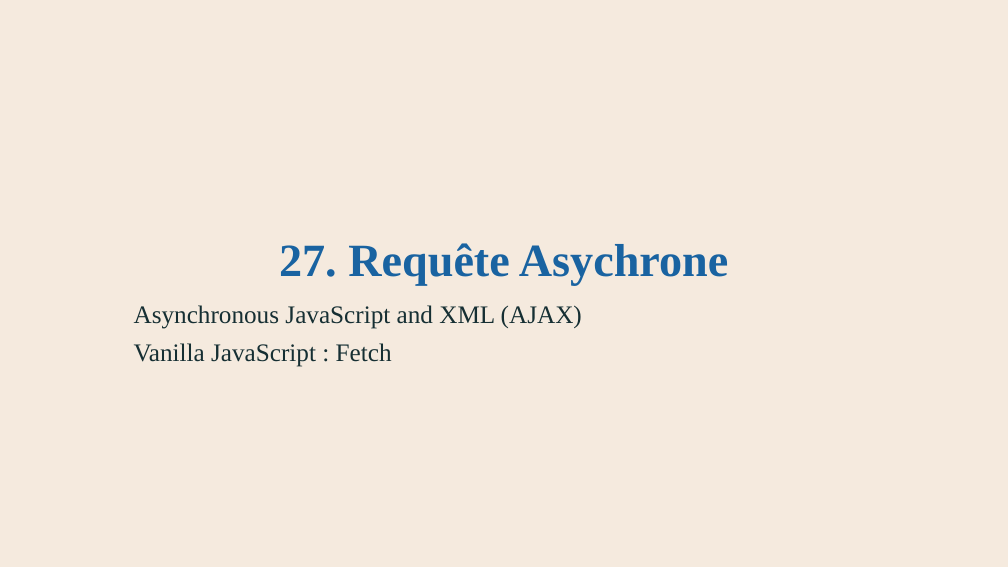
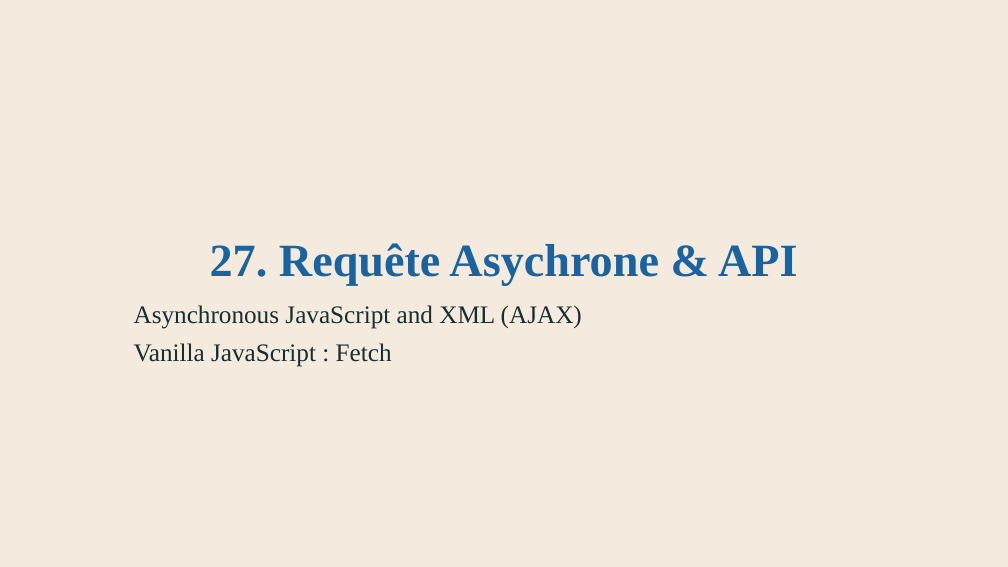
Before and after one commit to AlainWafflard/4IPW3, a slide deck: slide 3 of syllabus/27_requête_asynchrone/syllabus_27_async.pptx. Drawn at 1008x567 pixels with LibreOffice and Linux fonts; fonts in the diff are those of the drawing; background and template pictures are left out. Boxes give left, top, right and bottom in pixels: in the first picture for what was removed or moved away, otherwise in the second. Text is boxed around its words. In the diff, an @@ line names an element or a change of style, - is before the commit and + after.

```diff
--- a/syllabus/27_requête_asynchrone/syllabus_27_async.pptx
+++ b/syllabus/27_requête_asynchrone/syllabus_27_async.pptx
@@ title at (x1=210, y1=243, x2=797, y2=285): text changed @@
-27. Requête Asychrone
+27. Requête Asychrone & API
```
Also in this commit, not shown: 10 other slides changed, 20 slides added, 48 other files.
